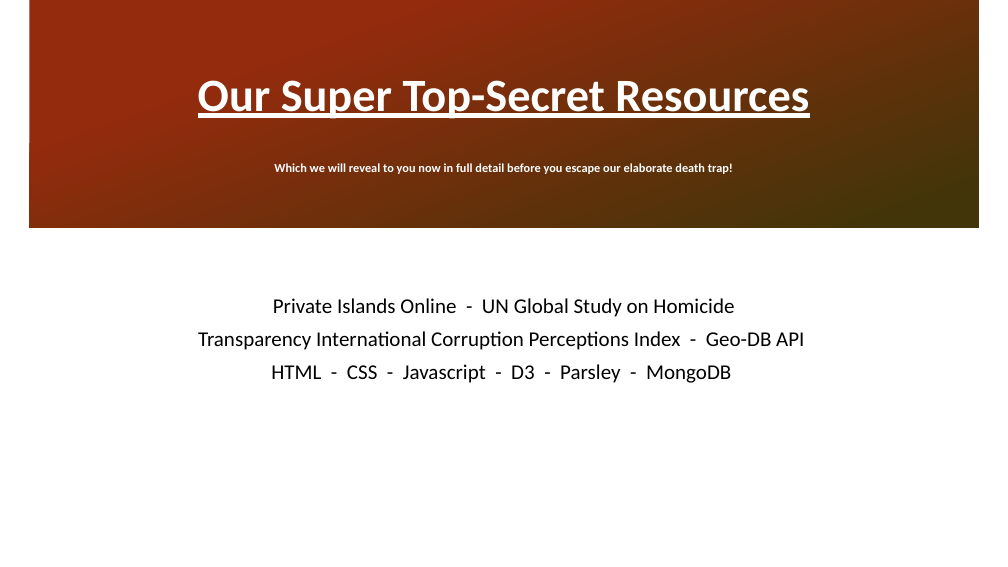
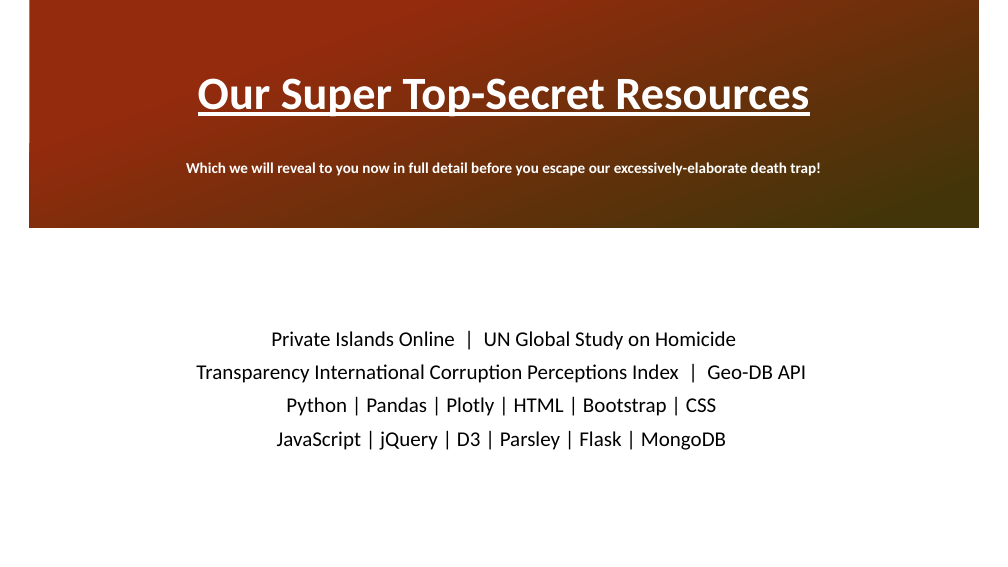
Before and after one commit to extrasauceontop/my_villain, a slide deck: slide 11 of Villain Islands.pptx. Drawn at 1008x567 pixels with LibreOffice and Linux fonts; fonts in the diff are those of the drawing; background and template pictures are left out. Boxes give left, top, right and bottom in pixels: in the first picture for what was removed or moved away, otherwise in the second. Text is boxed around its words. In the diff, an @@ line names an element or a change of style, - is before the commit and + after.

Commit message:
updated powerpoint

```diff
--- a/Villain Islands.pptx
+++ b/Villain Islands.pptx
@@ title at [186,78,821,176]: text changed; size 11.7 to 14.4 pt @@
-Our Super Top-Secret Resources
-Which we will reveal to you now in full detail before you escape our elaborate death trap!
+Our Super Top-Secret Resources
+Which we will reveal to you now in full detail before you escape our excessively-elaborate death trap!
@@ text at [196,331,806,450]: text changed @@
-Private Islands Online - UN Global Study on Homicide
-Transparency International Corruption Perceptions Index - Geo-DB API
-HTML - CSS - Javascript - D3 - Parsley - MongoDB
+Private Islands Online | UN Global Study on Homicide
+Transparency International Corruption Perceptions Index | Geo-DB API
+Python | Pandas | Plotly | HTML | Bootstrap | CSS
+JavaScript | jQuery | D3 | Parsley | Flask | MongoDB
```
Also in this commit, not shown: 2 other slides changed.
